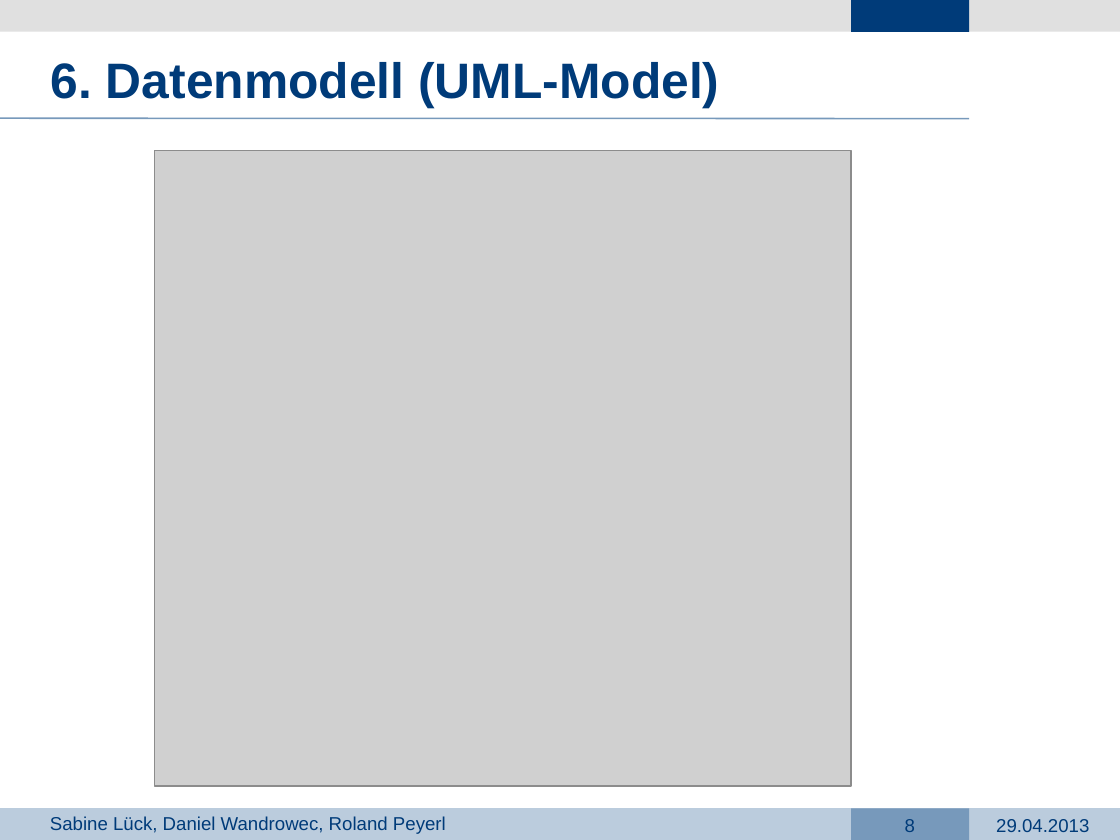
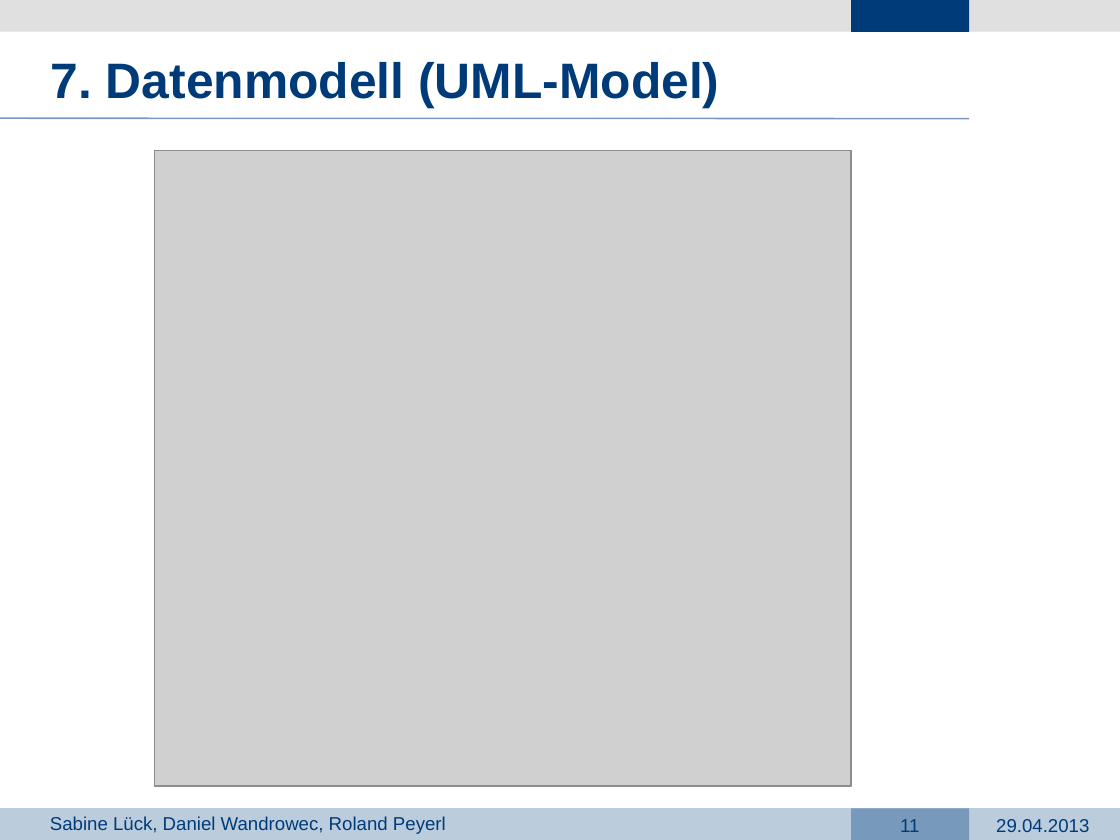
Before and after one commit to dark-saron/PRG4, a slide deck: slide 11 of Präsentation PRG4.pptx (slide 8 before the commit). Drawn at 1120x840 pixels with LibreOffice and Linux fonts; fonts in the diff are those of the drawing; grey boxes stand for pictures; background and template pictures are left out. Boxes give left, top, right and bottom in pixels: in the first picture for what was removed or moved away, otherwise in the second. Text is boxed around its words. In the diff, an @@ line names an element or a change of style, - is before the commit and + after.

```diff
--- a/Präsentation PRG4.pptx
+++ b/Präsentation PRG4.pptx
@@ text at [51, 62, 719, 109]: text changed @@
-6. Datenmodell (UML-Model)
+7. Datenmodell (UML-Model)
@@ page number at [900, 819, 919, 832]: text changed @@
-8
+11
```
Also in this commit, not shown: 10 other slides changed, 3 slides added, 4 other files.
